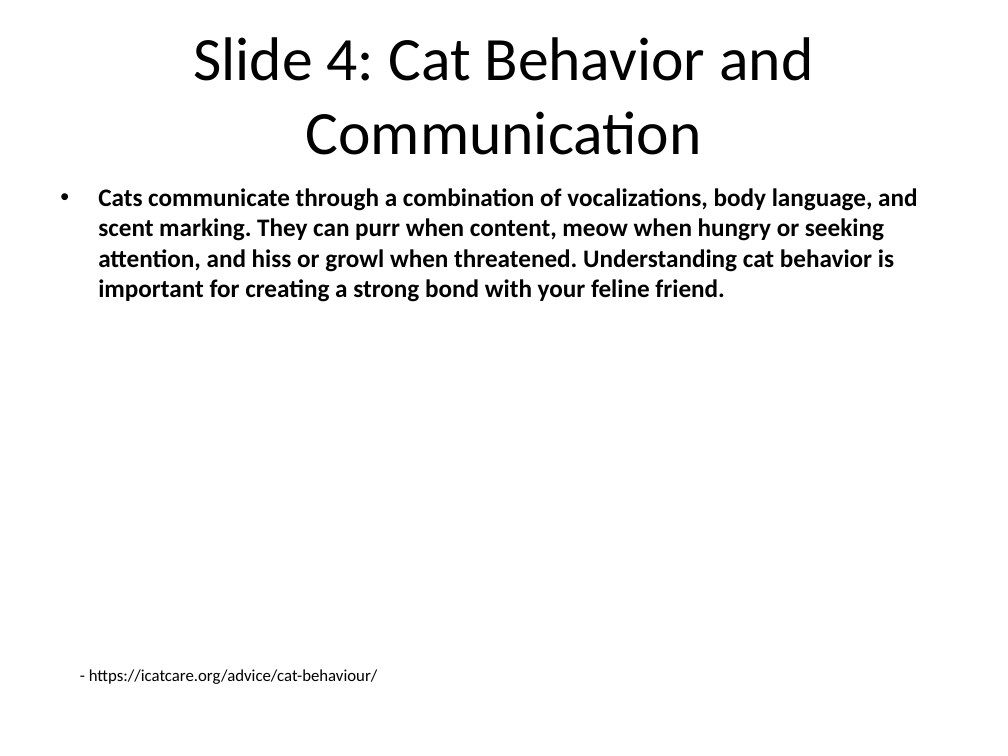
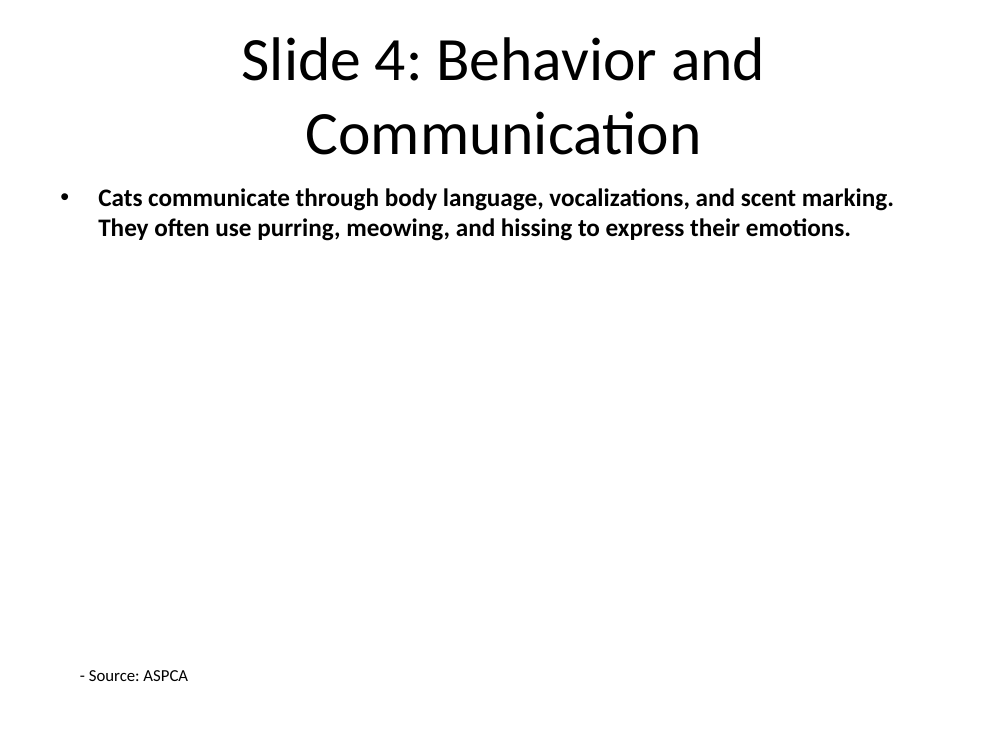
Before and after one commit to infrasvc-magang/test, a slide deck: slide 5 of backend/project/PPTX/Cat_presentation.pptx. Drawn at 1008x756 pixels with LibreOffice and Linux fonts; fonts in the diff are those of the drawing. Boxes give left, top, right and bottom in pixels: in the first picture for what was removed or moved away, otherwise in the second. Text is boxed around its words. In the diff, an @@ line names an element or a change of style, - is before the commit and + after.

```diff
--- a/backend/project/PPTX/Cat_presentation.pptx
+++ b/backend/project/PPTX/Cat_presentation.pptx
@@ title at box(242, 37, 765, 155): text changed @@
-Slide 4: Cat Behavior and Communication
+Slide 4: Behavior and Communication
@@ text at box(98, 188, 894, 241): text changed @@
-• Cats communicate through a combination of vocalizations, body language, and scent marking. They can purr when content, meow when hungry or seeking attention, and hiss or growl when threatened. Understanding cat behavior is important for creating a strong bond with your feline friend.
+• Cats communicate through body language, vocalizations, and scent marking. They often use purring, meowing, and hissing to express their emotions.
@@ text at box(89, 670, 188, 681): text changed @@
-- https://icatcare.org/advice/cat-behaviour/
+- Source: ASPCA
```
Also in this commit, not shown: 8 other slides changed, 1 slide added, 1 slide removed, 4 other files.
